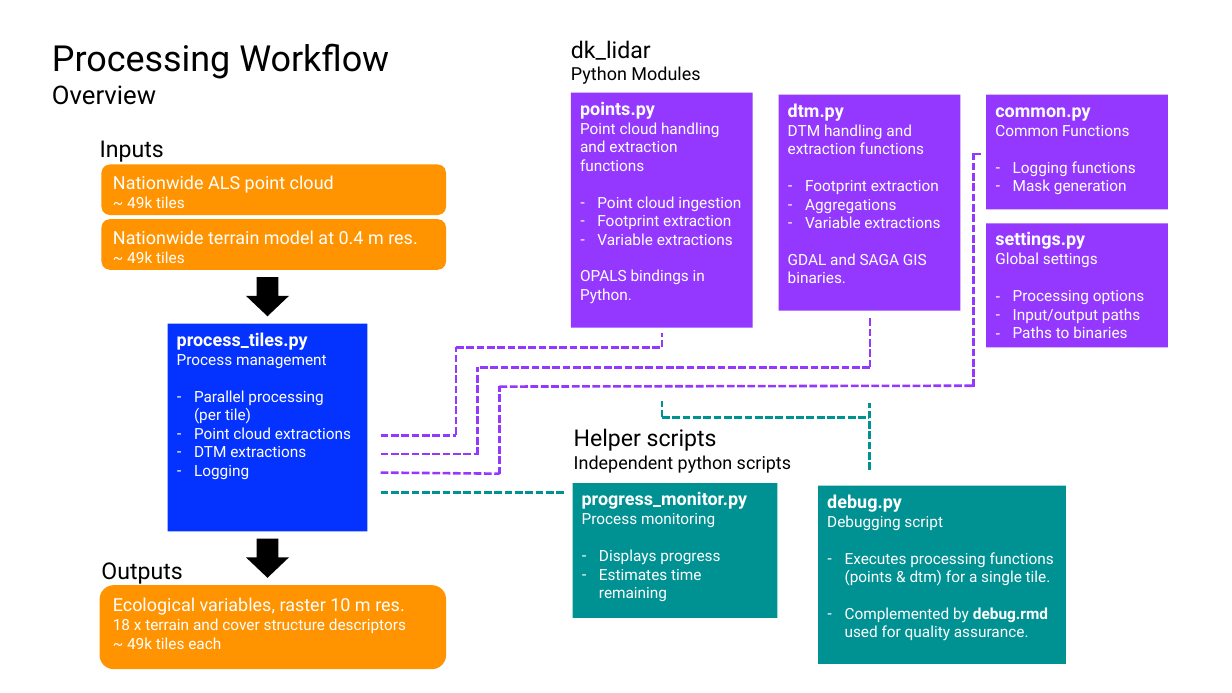
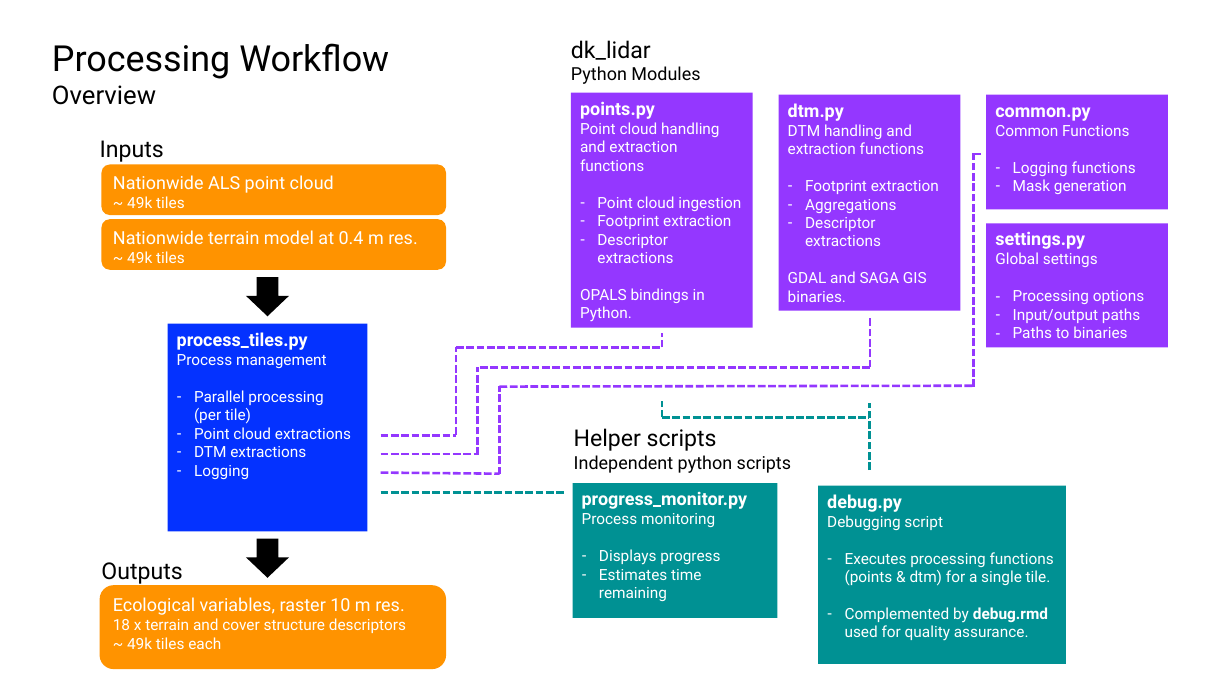
Before and after one commit to jakobjassmann/ecodes-dk-lidar, a slide deck: slide 1 of manuscript/figure_1/figure_1_processing_workflow.pptx. Drawn at 1232x693 pixels with LibreOffice and Linux fonts; fonts in the diff are those of the drawing. Boxes give left, top, right and bottom in pixels: in the first picture for what was removed or moved away, otherwise in the second. Text is boxed around its words. In the diff, an @@ line names an element or a change of style, - is before the commit and + after.

Commit message:
Changed 'variable' to 'descriptor' in figure 1.

```diff
--- a/manuscript/figure_1/figure_1_processing_workflow.pptx
+++ b/manuscript/figure_1/figure_1_processing_workflow.pptx
@@ text in rectangle at (x1=597, y1=234, x2=673, y2=263): text changed @@
-– Variable extractions
+– Descriptor extractions
@@ text in rectangle at (x1=805, y1=217, x2=881, y2=246): text changed @@
-– Variable extractions
+– Descriptor extractions
```
Also in this commit, not shown: 2 other files.
